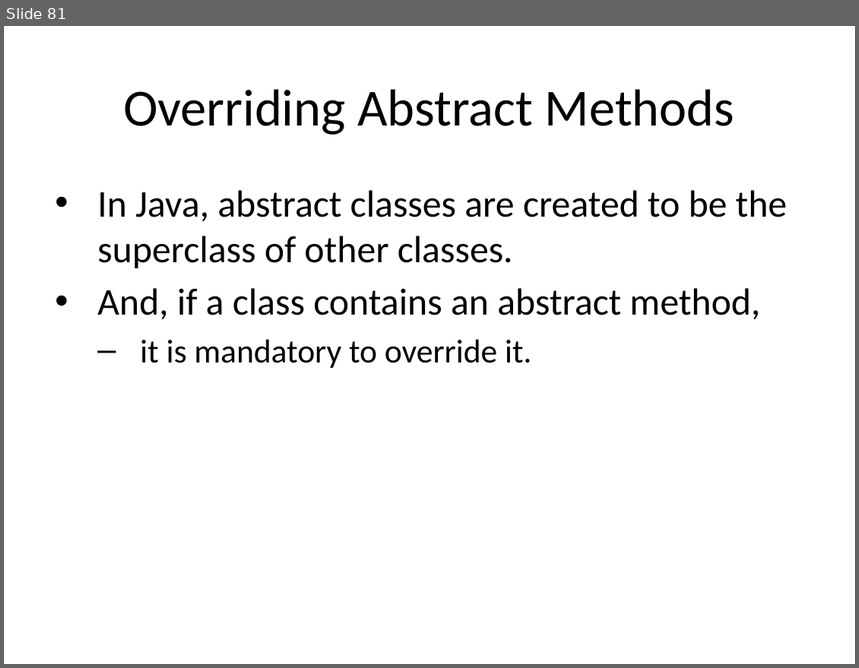
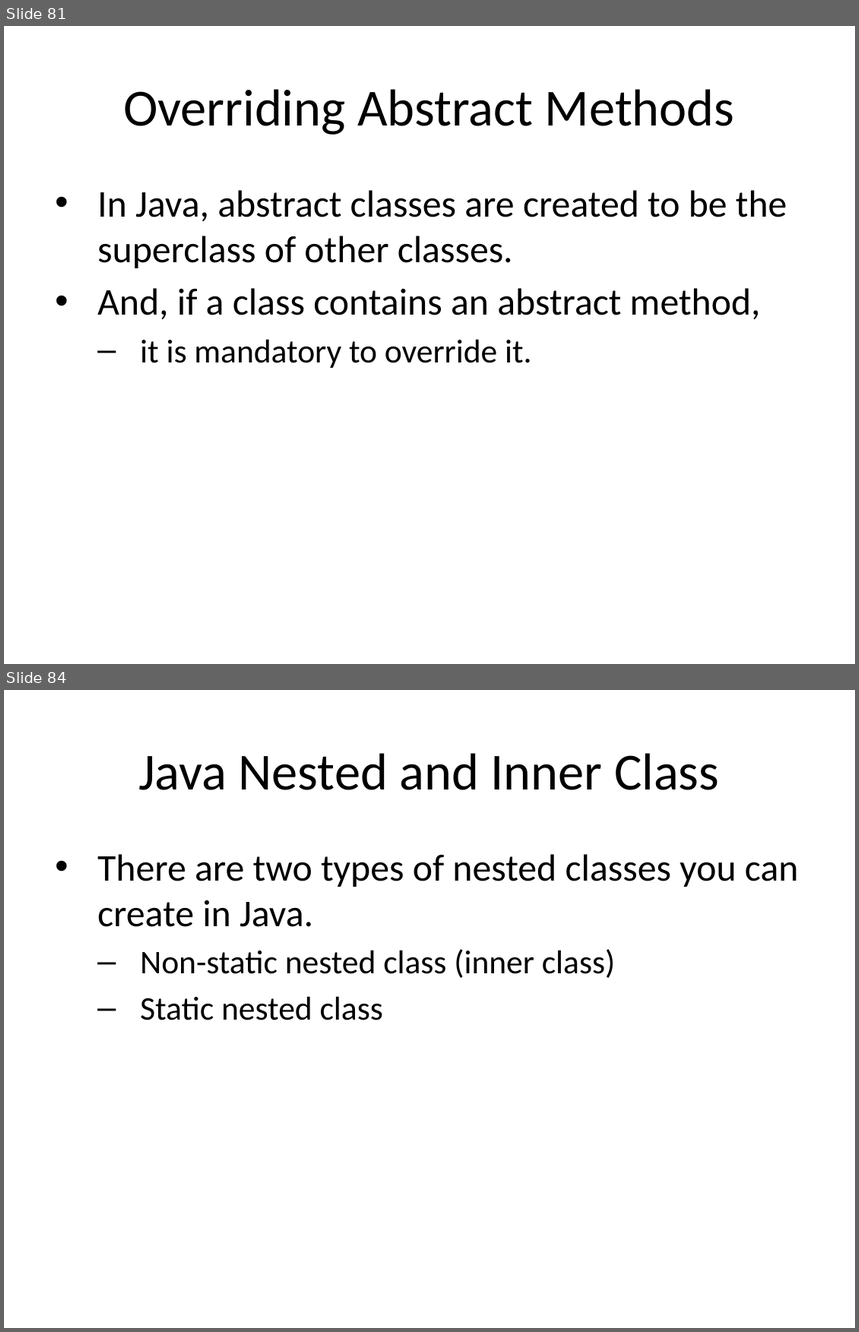
Before and after one commit to ucoruh/ce204-object-oriented-programming, a slide deck: docs/week-2/ce204-week-2.md_word.pptx. Shown one above the other, each under a label of ours: slide 81 before the commit, slides 81 and 84 after it; the slides between them are not shown. The pictures are 859x668 and 859x1332 pixels, drawn with LibreOffice and Linux fonts; fonts in the diff are those of the drawing. Boxes give left, top, right and bottom in pixels: in the first picture for what was removed or moved away, otherwise in the second. Text is boxed around its words. In the diff, an @@ line names an element or a change of style, - is before the commit and + after.

```diff
--- a/docs/week-2/ce204-week-2.md_word.pptx
+++ b/docs/week-2/ce204-week-2.md_word.pptx
@@ slide 84 added at box(4, 690, 855, 1328), background #FFFFFF @@
@@ title added at box(139, 753, 719, 790), 44 pt, text #000000 @@
+Java Nested and Inner Class
@@ text added at box(97, 854, 799, 1021), 32 pt, text #000000 @@
+• There are two types of nested classes you can create in Java.
+  – Non-static nested class (inner class)
+  – Static nested class
```
Also in this commit, not shown: 103 other slides added, 6 other files.
